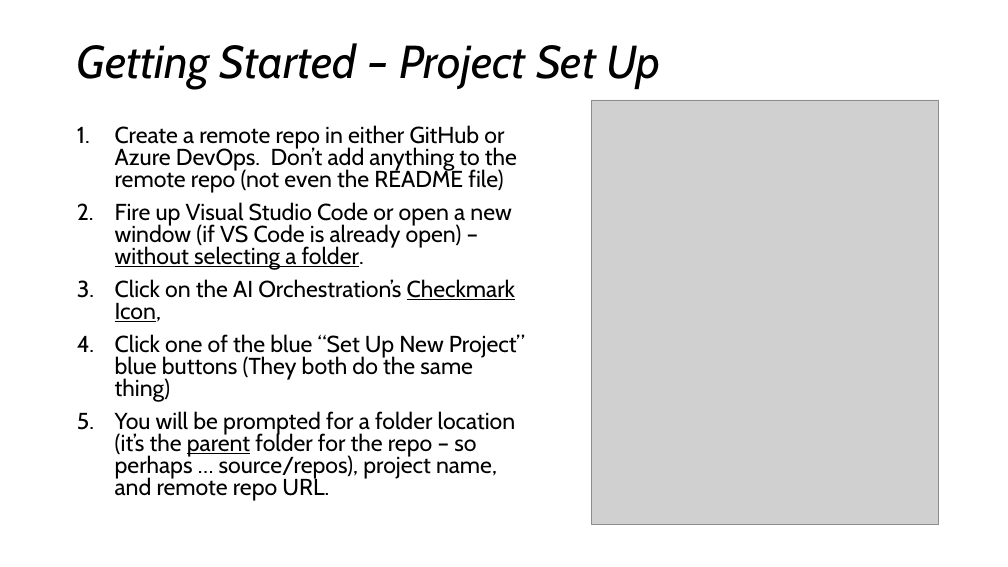
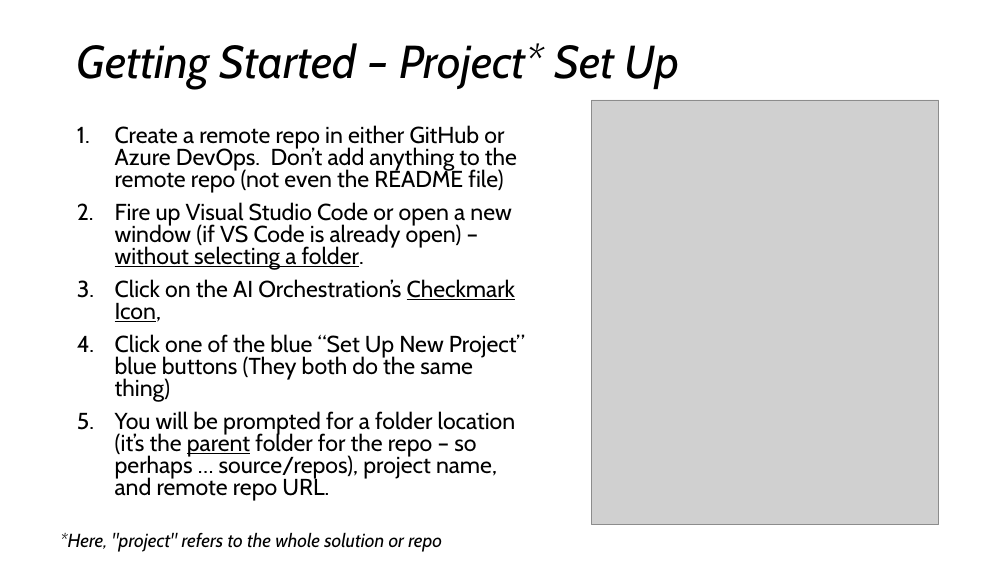
Before and after one commit to darndestdabbler/dabbler-ai-orchestration, a slide deck: slide 5 of docs/onboarding/ai-orchestration.pptx. Drawn at 1008x567 pixels with LibreOffice and Linux fonts; fonts in the diff are those of the drawing; grey boxes stand for pictures. Boxes give left, top, right and bottom in pixels: in the first picture for what was removed or moved away, otherwise in the second. Text is boxed around its words. In the diff, an @@ line names an element or a change of style, - is before the commit and + after.

```diff
--- a/docs/onboarding/ai-orchestration.pptx
+++ b/docs/onboarding/ai-orchestration.pptx
@@ title at bbox=[77, 43, 679, 89]: text changed @@
-Getting Started – Project Set Up
+Getting Started – Project* Set Up
@@ text added at bbox=[60, 532, 442, 552], 18 pt, text #000000, italic @@
+*Here, "project" refers to the whole solution or repo
```
Also in this commit, not shown: 2 other slides changed, 1 slide added.
